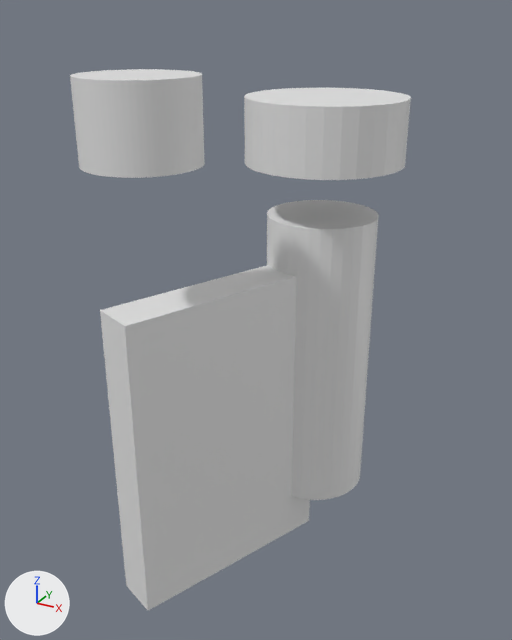
The Blender file archery/レスト/feat_zniper/v9.2/ベース.blend: old version first, new version second.
One viewpoint serves both versions: a camera (50 mm lens) standing at (0.01145, -0.01474, 0.00568) and looking at (0.00161, 0.00315, -0.00326). The axes (+X, +Y, +Z) are drawn at lower left. The lights are the same throughout. The picture after the commit comes second. The same objects are shown in both versions, whatever each file hides.

Names of what the first picture shows: 'ピンスペース', 'ベアリング', '磁石1', '磁石ホール'.
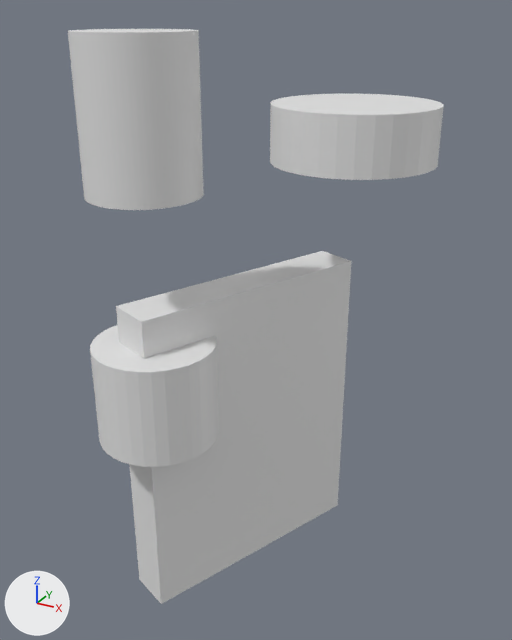
Patch to the scene script:
```diff
--- a/archery/レスト/feat_zniper/v9.2/ベース.blend.py
+++ b/archery/レスト/feat_zniper/v9.2/ベース.blend.py
@@ ob_磁石1 @@
 ob_磁石1 = bpy.data.objects.new('磁石1', me_cylinder_006)
-ob_磁石1.location = (0.0025, 0.006, 0.00225)
-ob_磁石1.scale = (0.0025, 0.00255, 0.001)
+ob_磁石1.location = (0.0036, 0.0056, 0.0023)
+ob_磁石1.scale = (0.0025, 0.00255, 0.00085)
@@ ob_ピンスペース @@
 ob_ピンスペース = bpy.data.objects.new('ピンスペース', me_cube_004)
-ob_ピンスペース.location = (0.00085, 0.0021, -0.007)
+ob_ピンスペース.location = (0.00125, 0.003, -0.007)
 ob_ピンスペース.rotation_euler = (0.0, 0.0, -0.393)  # degrees (0, 0, -23)
-ob_ピンスペース.scale = (0.0007, 0.0035, 0.005)
+ob_ピンスペース.scale = (0.0007, 0.004, 0.005)
@@ ob_磁石ホール @@
 ob_磁石ホール = bpy.data.objects.new('磁石ホール', me_cylinder_011)
-ob_磁石ホール.location = (0.0025, 0.006, -0.00541)
-ob_磁石ホール.scale = (0.0018, 0.0018, 0.005)
+ob_磁石ホール.location = (0.0, 0.0, -0.00461)
+ob_磁石ホール.scale = (0.0018, 0.0018, 0.0015)
@@ ob_ベアリング @@
 ob_ベアリング = bpy.data.objects.new('ベアリング', me_cylinder_009)
-ob_ベアリング.location = (0.0, 0.0, 0.0031)
-ob_ベアリング.scale = (1.6, 1.6, 0.11)
+ob_ベアリング.location = (0.0, 0.0, 0.0032)
+ob_ベアリング.scale = (1.55, 1.55, 0.2)
```

Pixel boxes (x1, y1, x2, y2) of what changed, in the pictures (512 x 640 px):
'ピンスペース', moved, rescaled (12% wider)
    before: (100, 265, 310, 611)
    after: (116, 251, 352, 604)
'磁石ホール', moved, rescaled (15% wider, 52% shorter)
    before: (267, 200, 379, 500)
    after: (90, 325, 219, 467)
'ベアリング', moved, rescaled (65% taller)
    before: (70, 69, 205, 178)
    after: (68, 29, 204, 210)
'磁石1', moved, rescaled (6% shorter)
    before: (244, 88, 411, 180)
    after: (270, 94, 444, 180)
